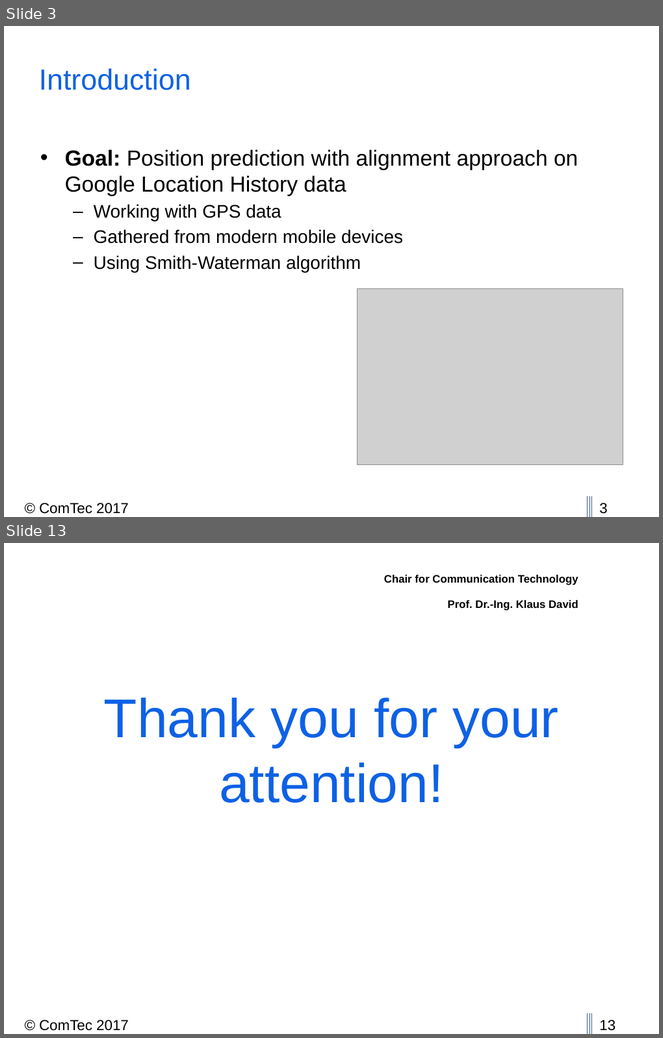
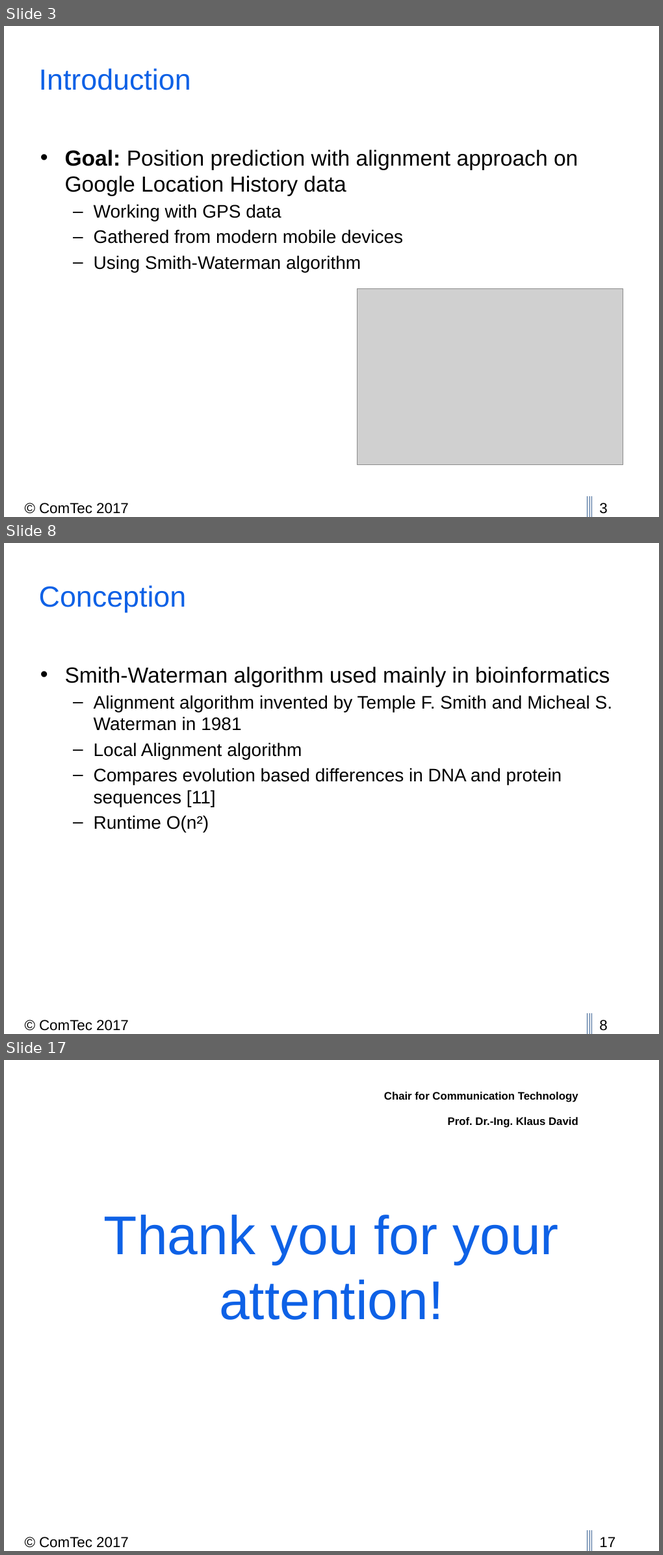
Before and after one commit to thedrayman/ct2-alignment, a slide deck: Presentation/CT2_2017_Alignment.pptx. Shown one above the other, each under a label of ours: slides 3 and 13 before the commit, slides 3, 8 and 17 after it; the slides between them are not shown. The pictures are 663x1038 and 663x1555 pixels, drawn with LibreOffice and Linux fonts; fonts in the diff are those of the drawing; grey boxes stand for pictures; background and template pictures are left out. Boxes give left, top, right and bottom in pixels: in the first picture for what was removed or moved away, otherwise in the second. Text is boxed around its words. In the diff, an @@ line names an element or a change of style, - is before the commit and + after.

Commit message:
added more to presentation and added sw baba image for paper (not in text)

```diff
--- a/Presentation/CT2_2017_Alignment.pptx
+++ b/Presentation/CT2_2017_Alignment.pptx
@@ slide 8 added at (4,543,659,1034), background #FFFFFF; not listed: 5 template elements that a slide beside it also shows @@
@@ title added at (39,585,187,613), 32 pt, text #0E61E6 @@
+Conception
@@ text added at (65,667,612,832), 20 pt, text #000000 @@
+• Smith-Waterman algorithm used mainly in bioinformatics
+  – Alignment algorithm invented by Temple F. Smith and Micheal S. Waterman in 1981
+  – Local Alignment algorithm
+  – Compares evolution based differences in DNA and protein sequences [11]
+  – Runtime O(n²)
@@ what was slide 13 is now slide 17 @@
@@ page number at (599,1537,616,1548): text changed @@
-13
+17
```
Also in this commit, not shown: 7 slides changed, 7 other slides added, 3 slides removed, 4 other files.
